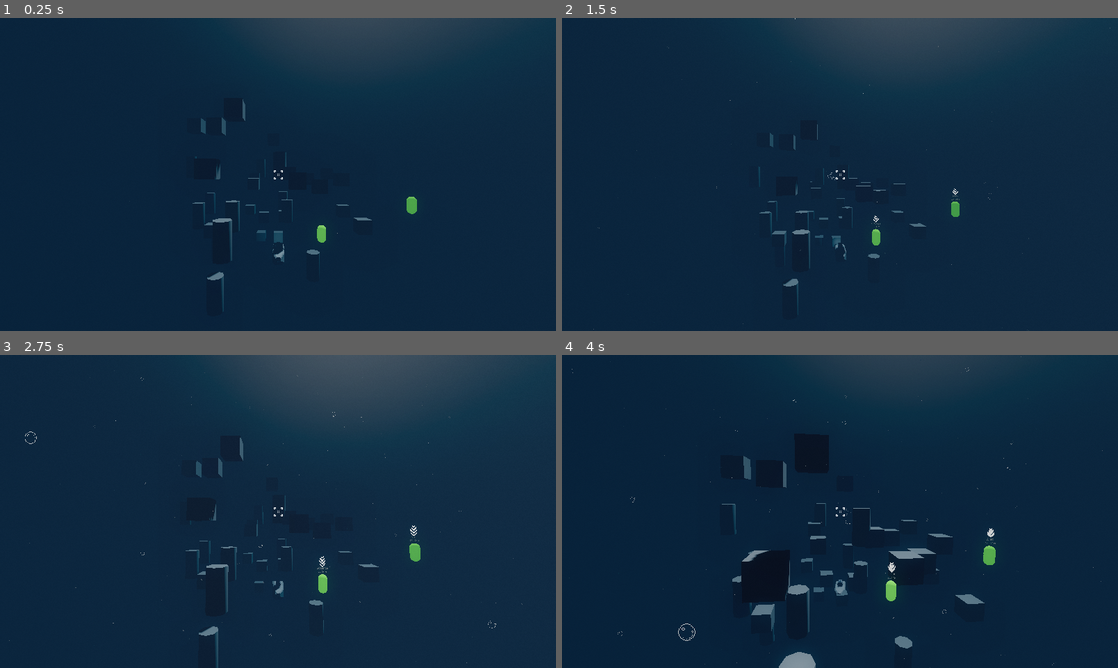
Above: before the commit, frames 1-4 (two rows, left to right).
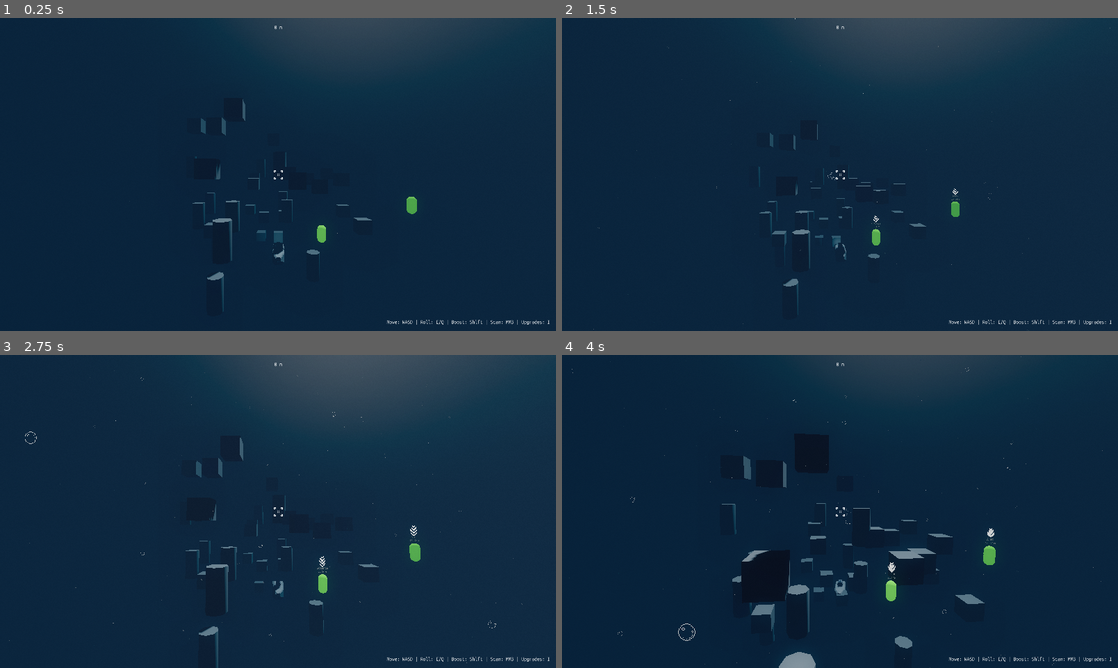
Above: after the commit, the same moments.

Repository: cogwerkz/ldjam57-depths
Game: Godot game, scene res://arena/Game.tscn
The game is run twice, just before and just after one commit, with the same random seed, the same clock (stepped at 60 frames per second) and the same inputs.
Inputs (mouse positions are in pixels of both pictures, inside the frame that each line leads up to):
- Up to frame 1 (0.25 s): no input
- Up to frame 2 (1.5 s): move the mouse to (867, 174) at 0.52 s; hold W (throttle_forward) from 0.53 s (still down); tap Middle mouse button (tertiary_action) at 0.6 s; move the mouse to (812, 174) at 1.27 s; tap Shift (throttle_overdrive) at 1.35 s
- Up to frame 3 (2.75 s): keep holding W (throttle_forward); move the mouse to (289, 505) at 2.02 s; tap Middle mouse button (tertiary_action) at 2.1 s
- Up to frame 4 (4 s): keep holding W (throttle_forward); move the mouse to (834, 517) at 2.77 s; tap Shift (throttle_overdrive) at 2.85 s; move the mouse to (878, 514) at 3.52 s; tap Middle mouse button (tertiary_action) at 3.6 s

The runs differ from the first frame. In frame 1, 0.1% of the frame differs, in the area x 49-99%, y 2-98%; in frame 2, 0.1%; in frame 3, 0.1%; in frame 4, 0.1%.

Commit message:
feature: UI elements

Diff:
--- a/arena/Game.tscn
+++ b/arena/Game.tscn
@@ -1,15 +1,16 @@
-[gd_scene load_steps=15 format=3 uid="uid://j4iau7hya10u"]
+[gd_scene load_steps=18 format=3 uid="uid://j4iau7hya10u"]
 
 [ext_resource type="Script" uid="uid://c1tn6o2ovjrxj" path="res://arena/game.gd" id="1_1ovjp"]
 [ext_resource type="PackedScene" uid="uid://cad4krsh3wyd8" path="res://entity/player/PlayerSubmarine.tscn" id="1_05u1r"]
 [ext_resource type="Script" uid="uid://bcua7wbucy3t8" path="res://arena/main_camera.gd" id="1_x3x3p"]
 [ext_resource type="Shader" uid="uid://corko8ytv0xqw" path="res://entity/player/GodRays.gdshader" id="2_0yfs5"]
-[ext_resource type="Texture2D" uid="uid://7us4b7jd0a5t" path="res://arena/sky_map.tres" id="2_1ovjp"]
+[ext_resource type="Texture2D" uid="uid://cbdmdy2uh5gxo" path="res://arena/sky_map.tres" id="2_1ovjp"]
 [ext_resource type="PackedScene" uid="uid://d2qplnx88ayhy" path="res://entity/pickup/Pickup.tscn" id="3_m1fsu"]
-[ext_resource type="Texture2D" uid="uid://nhxn14xvjxwb" path="res://arena/depth_map.tres" id="3_o54ke"]
+[ext_resource type="Texture2D" uid="uid://bffu5vs6wteke" path="res://arena/depth_map.tres" id="3_o54ke"]
 [ext_resource type="Script" uid="uid://c8yoc788wd6p8" path="res://entity/player/light_rays.gd" id="3_x3x3p"]
 [ext_resource type="Script" uid="uid://7ro7qnlxtkct" path="res://entity/player/skill_tree_resource.gd" id="8_1ovjp"]
 [ext_resource type="PackedScene" uid="uid://bhlx0sw2e3brp" path="res://GUI/elements/skill_tree_panel.tscn" id="8_3ym2b"]
+[ext_resource type="Script" uid="uid://dj02ya6ts5hg4" path="res://arena/instructons_label.gd" id="10_7jjc4"]
 
 [sub_resource type="ProceduralSkyMaterial" id="ProceduralSkyMaterial_tsql1"]
 sky_top_color = Color(3.85046e-07, 0.404074, 0.579226, 1)
@@ -233,6 +234,31 @@
 
 [node name="CanvasLayer" type="CanvasLayer" parent="."]
 
+[node name="MarginContainer" type="MarginContainer" parent="CanvasLayer"]
+anchors_preset = 15
+anchor_right = 1.0
+anchor_bottom = 1.0
+grow_horizontal = 2
+grow_vertical = 2
+theme_override_constants/margin_left = 20
+theme_override_constants/margin_top = 20
+theme_override_constants/margin_right = 20
+theme_override_constants/margin_bottom = 20
+
+[node name="DepthLabel" type="Label" parent="CanvasLayer/MarginContainer"]
+unique_name_in_owner = true
+layout_mode = 2
+size_flags_vertical = 0
+text = "-100 m"
+horizontal_alignment = 1
+
+[node name="InstructonsLabel" type="Label" parent="CanvasLayer/MarginContainer"]
+layout_mode = 2
+size_flags_horizontal = 8
+size_flags_vertical = 8
+text = "Move: WASD | Roll: E/Q | Boost: Shift | Scan: MMB | Upgrades: I"
+script = ExtResource("10_7jjc4")
+
 [node name="SkillTreePanel" parent="CanvasLayer" instance=ExtResource("8_3ym2b")]
 unique_name_in_owner = true
 process_mode = 2
--- a/arena/game.gd
+++ b/arena/game.gd
@@ -2,6 +2,7 @@
 
 @onready var player_submarine = $Player/PlayerSubmarine
 @onready var skill_tree_panel = %SkillTreePanel
+@onready var depth_label = %DepthLabel
 
 @export var sky_map: GradientTexture1D
 @export var depth_map: GradientTexture1D
@@ -25,6 +26,8 @@
 
 func _process(_delta: float) -> void:
 	var depth = player_submarine.global_position.y
+	depth_label.text = "%d m" % int(round(depth))
+
 	var t = absf(clampf(depth, -100.0, 0.0)) / 100.0
 	var depth_color = depth_map.gradient.sample(t)
 	var sky_color = sky_map.gradient.sample(t)
--- /dev/null
+++ b/arena/instructons_label.gd
@@ -0,0 +1,8 @@
+extends Label
+
+@export var intructons_duration_s: float = 30
+
+func _ready() -> void:
+	await get_tree().create_timer(intructons_duration_s).timeout
+	await get_tree().create_tween().tween_property(self, "modulate", Color.TRANSPARENT, 1).finished
+	queue_free()
Not shown: 1 places in arena/depth_map.tres that only renumber resources
Not shown, added: arena/instructons_label.gd.uid
Not shown: 1 places in arena/sky_map.tres that only renumber resources
